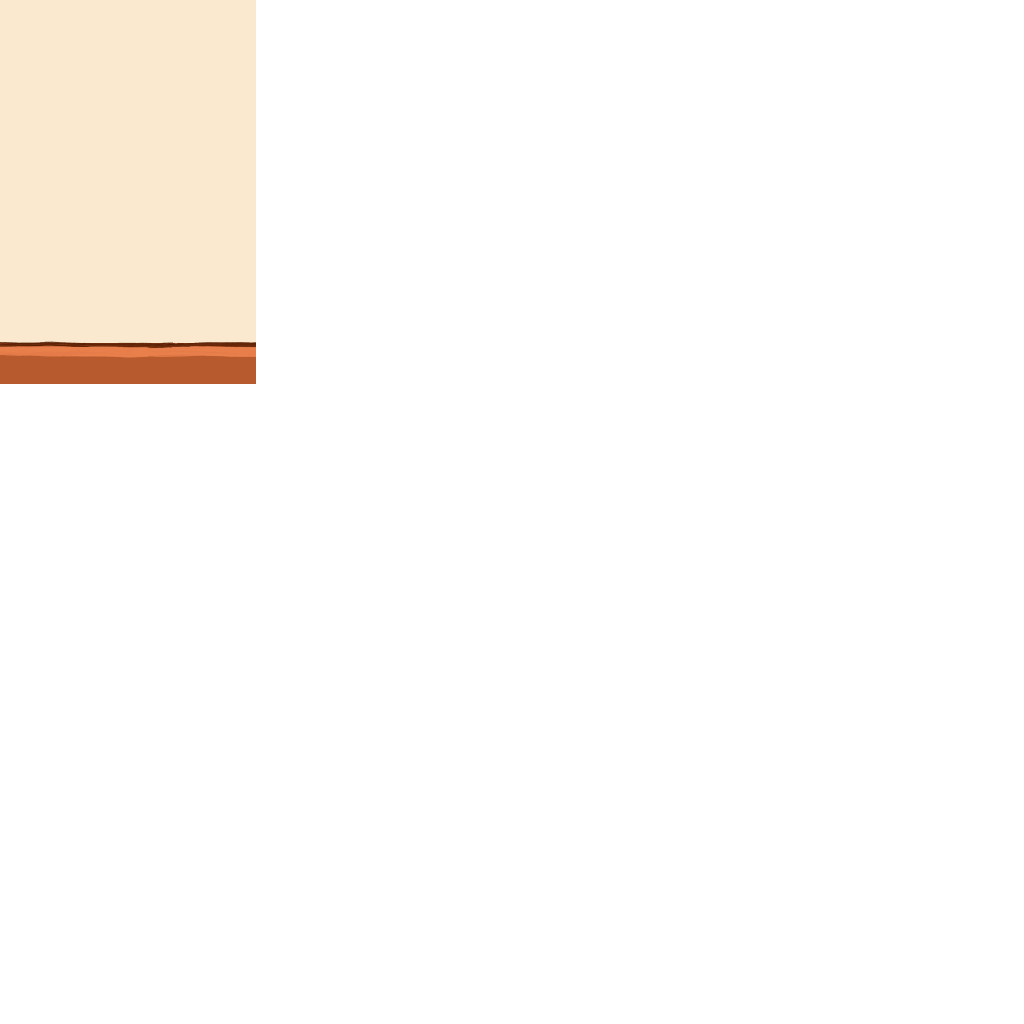
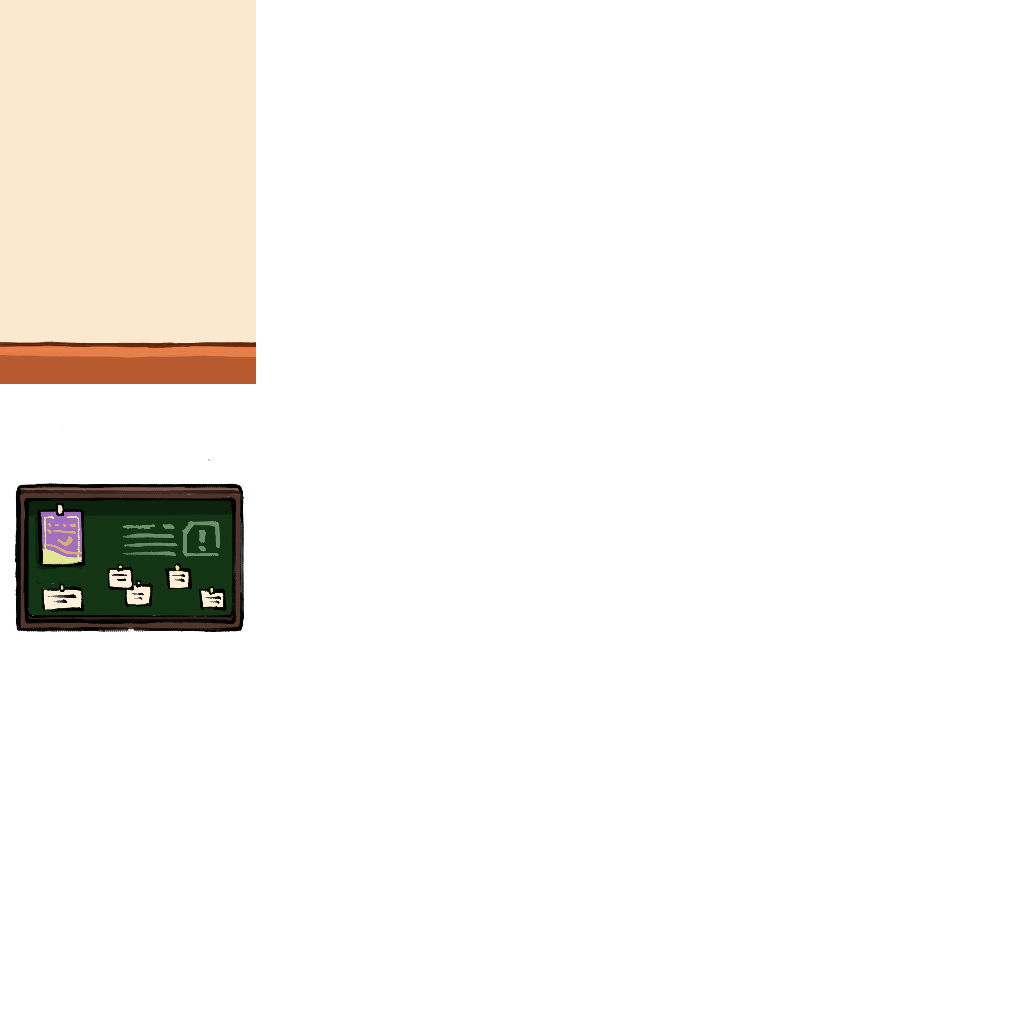
Comparing the layer stacks of the two w=1024, h=1024 images. Changes:
added layer "Layer 2" above "Layer 1" over (x1=13, y1=426, x2=244, y2=632)
